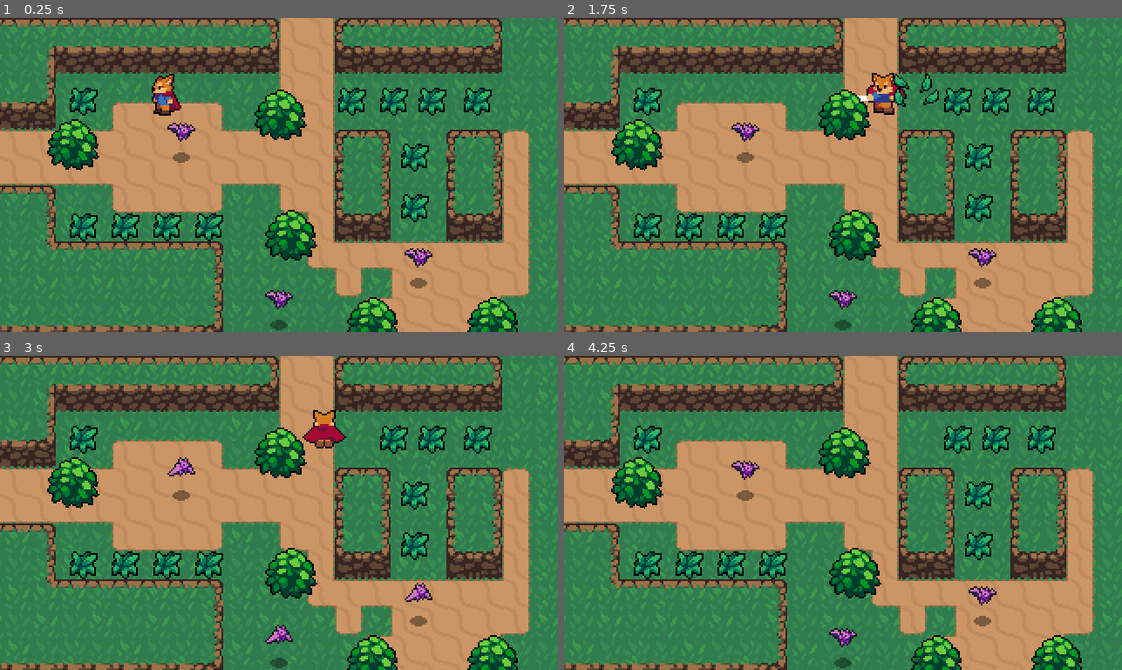
Above: before the commit, frames 1-4 (two rows, left to right).
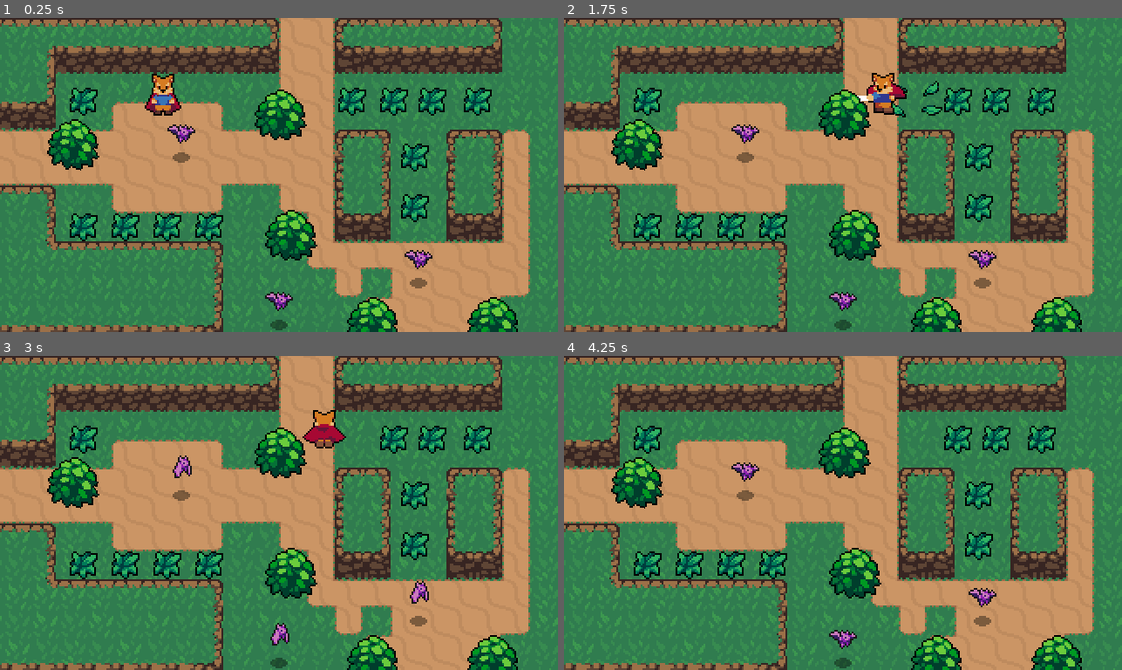
Above: after the commit, the same moments.

Repository: tiagodeliberali/godot_pirate_island
Game: Godot game, scene res://World.tscn
The game is run twice, just before and just after one commit, with the same random seed, the same clock (stepped at 60 frames per second) and the same inputs.
Inputs:
- Up to frame 1 (0.25 s): no input
- Up to frame 2 (1.75 s): hold Right (ui_right) 0.53-1.28 s; tap K (roll) at 0.6, 1.55 s; hold Down (ui_down) from 1.28 s (still down); tap J (attack) at 1.35 s
- Up to frame 3 (3 s): release Down (ui_down) at 2.03 s; hold Right (ui_right) 2.03-2.78 s; tap K (roll) at 2.1, 2.85 s; hold Up (ui_up) from 2.78 s (still down)
- Up to frame 4 (4.25 s): release Up (ui_up) at 3.53 s; hold Left (ui_left) from 3.53 s (still down); tap J (attack) at 3.6 s; tap K (roll) at 3.8 s

The runs differ from the first frame. In frame 1, 0.8% of the frame differs, in the area x 25-78%, y 17-94%; in frame 2, 1.0%, in the area x 30-78%, y 17-94%; in frame 3, 0.5%; in frame 4, 0.5%.

Commit message:
Finished chapter 15

Diff:
--- /dev/null
+++ b/Effects/Effect.gd
@@ -0,0 +1,10 @@
+extends AnimatedSprite
+
+func _ready():
+	connect("animation_finished", self, "_on_animation_finished")
+	frame = 0
+	play("Animate")
+
+
+func _on_animation_finished():
+	queue_free()
--- /dev/null
+++ b/Effects/EnemyDeathEffect.tscn
@@ -0,0 +1,58 @@
+[gd_scene load_steps=14 format=2]
+
+[ext_resource path="res://Effects/EnemyDeathEffect.png" type="Texture" id=1]
+[ext_resource path="res://Effects/Effect.gd" type="Script" id=2]
+
+[sub_resource type="AtlasTexture" id=1]
+atlas = ExtResource( 1 )
+region = Rect2( 0, 0, 32, 32 )
+
+[sub_resource type="AtlasTexture" id=2]
+atlas = ExtResource( 1 )
+region = Rect2( 32, 0, 32, 32 )
+
+[sub_resource type="AtlasTexture" id=3]
+atlas = ExtResource( 1 )
+region = Rect2( 64, 0, 32, 32 )
+
+[sub_resource type="AtlasTexture" id=4]
+atlas = ExtResource( 1 )
+region = Rect2( 96, 0, 32, 32 )
+
+[sub_resource type="AtlasTexture" id=5]
+atlas = ExtResource( 1 )
+region = Rect2( 128, 0, 32, 32 )
+
+[sub_resource type="AtlasTexture" id=6]
+atlas = ExtResource( 1 )
+region = Rect2( 160, 0, 32, 32 )
+
+[sub_resource type="AtlasTexture" id=7]
+atlas = ExtResource( 1 )
+region = Rect2( 192, 0, 32, 32 )
+
+[sub_resource type="AtlasTexture" id=8]
+atlas = ExtResource( 1 )
+region = Rect2( 224, 0, 32, 32 )
+
+[sub_resource type="AtlasTexture" id=9]
+atlas = ExtResource( 1 )
+region = Rect2( 256, 0, 32, 32 )
+
+[sub_resource type="AtlasTexture" id=10]
+atlas = ExtResource( 1 )
+region = Rect2( 288, 0, 32, 32 )
+
+[sub_resource type="SpriteFrames" id=11]
+animations = [ {
+"frames": [ SubResource( 1 ), SubResource( 2 ), SubResource( 3 ), SubResource( 4 ), SubResource( 5 ), SubResource( 6 ), SubResource( 7 ), SubResource( 8 ), SubResource( 9 ), SubResource( 10 ) ],
+"loop": true,
+"name": "Animation",
+"speed": 5.0
+} ]
+
+[node name="EnemyDeathEffect" type="AnimatedSprite"]
+frames = SubResource( 11 )
+animation = "Animation"
+offset = Vector2( 0, -8 )
+script = ExtResource( 2 )
--- a/Effects/GrassEffect.gd
+++ /dev/null
@@ -1,11 +0,0 @@
-extends Node2D
-
-onready var animatedSprite = $AnimatedSprite
-
-func _ready():
-	animatedSprite.frame = 0
-	animatedSprite.play("Animate")
-
-
-func _on_AnimatedSprite_animation_finished():
-	queue_free()
--- a/Effects/GrassEffect.tscn
+++ b/Effects/GrassEffect.tscn
@@ -1,7 +1,7 @@
 [gd_scene load_steps=9 format=2]
 
 [ext_resource path="res://Effects/GrassEffect.png" type="Texture" id=1]
-[ext_resource path="res://Effects/GrassEffect.gd" type="Script" id=2]
+[ext_resource path="res://Effects/Effect.gd" type="Script" id=2]
 
 [sub_resource type="AtlasTexture" id=1]
 atlas = ExtResource( 1 )
@@ -26,19 +26,14 @@
 [sub_resource type="SpriteFrames" id=6]
 animations = [ {
 "frames": [ SubResource( 1 ), SubResource( 2 ), SubResource( 3 ), SubResource( 4 ), SubResource( 5 ) ],
-"loop": false,
-"name": "Animate",
-"speed": 5.0
+"loop": true,
+"name": "effect",
+"speed": 15.0
 } ]
 
-[node name="GrassEffect" type="Node2D"]
-script = ExtResource( 2 )
-
-[node name="AnimatedSprite" type="AnimatedSprite" parent="."]
+[node name="GrassEffect" type="AnimatedSprite"]
 frames = SubResource( 6 )
-animation = "Animate"
-frame = 2
+animation = "effect"
 centered = false
 offset = Vector2( -8, -8 )
-
-[connection signal="animation_finished" from="AnimatedSprite" to="." method="_on_AnimatedSprite_animation_finished"]
+script = ExtResource( 2 )
--- a/Enemies/Bat.gd
+++ b/Enemies/Bat.gd
@@ -1,10 +1,12 @@
 extends KinematicBody2D
+
+const EnemyDeathEffect = preload("res://Effects/EnemyDeathEffect.tscn")
 
 const FRICTION = 200
 const IMPACT = 130
 
 var knockback = Vector2.ZERO
-
+onready var stats = $Stats
 
 func _physics_process(delta):
 	knockback = knockback.move_toward(Vector2.ZERO, FRICTION * delta)
@@ -12,3 +14,11 @@
 
 func _on_HurtBox_area_entered(area):
 	knockback = area.knockback_vector * IMPACT
+	stats.hit(area.damage)
+
+
+func _on_Stats_no_health():
+	queue_free()
+	var enemyDeathEffect = EnemyDeathEffect.instance()
+	get_parent().add_child(enemyDeathEffect)
+	enemyDeathEffect.global_position = global_position
--- a/Enemies/Bat.tscn
+++ b/Enemies/Bat.tscn
@@ -1,9 +1,10 @@
-[gd_scene load_steps=13 format=2]
+[gd_scene load_steps=14 format=2]
 
 [ext_resource path="res://Enemies/Bat.png" type="Texture" id=1]
 [ext_resource path="res://Shadows/SmallShadow.png" type="Texture" id=2]
 [ext_resource path="res://Overlap/HurtBox.tscn" type="PackedScene" id=3]
 [ext_resource path="res://Enemies/Bat.gd" type="Script" id=4]
+[ext_resource path="res://Stats.tscn" type="PackedScene" id=5]
 
 [sub_resource type="AtlasTexture" id=1]
 atlas = ExtResource( 1 )
@@ -44,10 +45,13 @@
 collision_layer = 16
 script = ExtResource( 4 )
 
+[node name="Stats" parent="." instance=ExtResource( 5 )]
+max_health = 3
+
 [node name="AnimatedSprite" type="AnimatedSprite" parent="."]
 frames = SubResource( 6 )
 animation = "Fly"
-frame = 1
+frame = 2
 playing = true
 offset = Vector2( 0, -12 )
 
@@ -64,6 +68,7 @@
 position = Vector2( 0, -13 )
 shape = SubResource( 8 )
 
+[connection signal="no_health" from="Stats" to="." method="_on_Stats_no_health"]
 [connection signal="area_entered" from="HurtBox" to="." method="_on_HurtBox_area_entered"]
 
 [editable path="HurtBox"]
--- /dev/null
+++ b/Overlap/HitBox.gd
@@ -0,0 +1,3 @@
+extends Area2D
+
+export var damage = 1
--- a/Overlap/HitBox.tscn
+++ b/Overlap/HitBox.tscn
@@ -1,7 +1,10 @@
-[gd_scene format=2]
+[gd_scene load_steps=2 format=2]
+
+[ext_resource path="res://Overlap/HitBox.gd" type="Script" id=1]
 
 [node name="HitBox" type="Area2D"]
 collision_layer = 0
 collision_mask = 0
+script = ExtResource( 1 )
 
 [node name="CollisionShape2D" type="CollisionShape2D" parent="."]
--- a/Player/Player.gd
+++ b/Player/Player.gd
@@ -1,9 +1,9 @@
 extends KinematicBody2D
 
-const ACCELERATION = 500
-const MAX_SPEED = 100
-const ROLL_SPEED = MAX_SPEED * 1.3
-const FRICTION = 500
+export(int) var ACCELERATION = 500
+export(int) var MAX_SPEED = 100
+export(int) var ROLL_SPEED = MAX_SPEED * 1.3
+export(int) var FRICTION = 500
 
 enum {
 	MOVE,
@@ -13,7 +13,7 @@
 
 var state = MOVE
 var velocity = Vector2.ZERO
-var roll_vector = Vector2.LEFT
+var roll_vector = Vector2.DOWN
 
 onready var animationPlayer = $AnimationPlayer
 onready var animationTree = $AnimationTree
--- a/Player/Player.tscn
+++ b/Player/Player.tscn
@@ -608,7 +608,7 @@
 position = Vector2( 0, -9 )
 texture = ExtResource( 2 )
 hframes = 60
-frame = 59
+frame = 39
 
 [node name="CollisionShape2D" type="CollisionShape2D" parent="."]
 rotation = 1.5708
@@ -636,10 +636,10 @@
 tree_root = SubResource( 44 )
 anim_player = NodePath("../AnimationPlayer")
 parameters/playback = SubResource( 45 )
-parameters/Attack/blend_position = Vector2( 0.0666023, -0.402637 )
-parameters/Idle/blend_position = Vector2( -0.350602, -0.0473251 )
-parameters/Roll/blend_position = Vector2( -0.0870678, 0.289047 )
-parameters/Run/blend_position = Vector2( -0.333735, 0.0720165 )
+parameters/Attack/blend_position = Vector2( 0, 1 )
+parameters/Idle/blend_position = Vector2( 0, 1 )
+parameters/Roll/blend_position = Vector2( 0, 1 )
+parameters/Run/blend_position = Vector2( 0, 1 )
 
 [node name="HitboxPivot" type="Position2D" parent="."]
 position = Vector2( 0, -4 )
--- a/Player/SwordHitBox.gd
+++ b/Player/SwordHitBox.gd
@@ -1,3 +1,3 @@
-extends Area2D
+extends "res://Overlap/HitBox.gd"
 
 var knockback_vector = Vector2.ZERO
--- /dev/null
+++ b/Stats.gd
@@ -0,0 +1,17 @@
+extends Node
+
+export(int) var max_health = 1
+onready var health = max_health setget set_health
+
+func set_health(value):
+	health = value
+
+	if health <= 0:
+		health = 0
+		emit_signal("no_health")
+
+func hit(amount = 1):
+	set_health(health - amount)
+	print(health)
+
+signal no_health
--- /dev/null
+++ b/Stats.tscn
@@ -0,0 +1,6 @@
+[gd_scene load_steps=2 format=2]
+
+[ext_resource path="res://Stats.gd" type="Script" id=1]
+
+[node name="Stats" type="Node"]
+script = ExtResource( 1 )
--- a/World/Grass.gd
+++ b/World/Grass.gd
@@ -1,15 +1,11 @@
 extends Node2D
 
+const GrassEffect = preload("res://Effects/GrassEffect.tscn")
 
 func create_grass_effect():
-	# instance effect
-	var GrassEffect = load("res://Effects/GrassEffect.tscn")
 	var grassEffect = GrassEffect.instance()
 	grassEffect.global_position = global_position
-
-	# add the effect to the world
-	var world = get_tree().current_scene
-	world.add_child(grassEffect)
+	get_parent().add_child(grassEffect)
 
 func _on_HurtBox_area_entered(area):
 	create_grass_effect()
